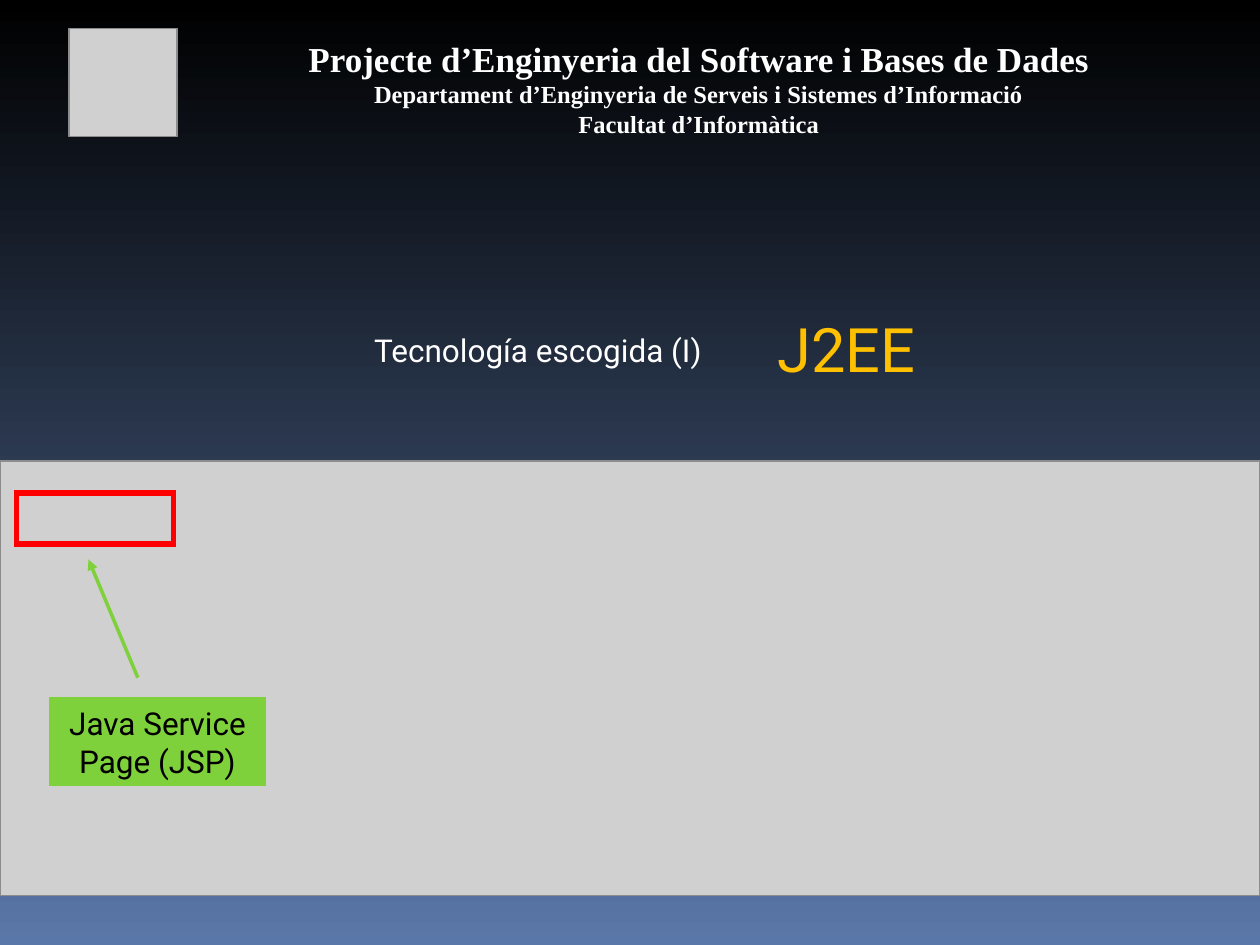
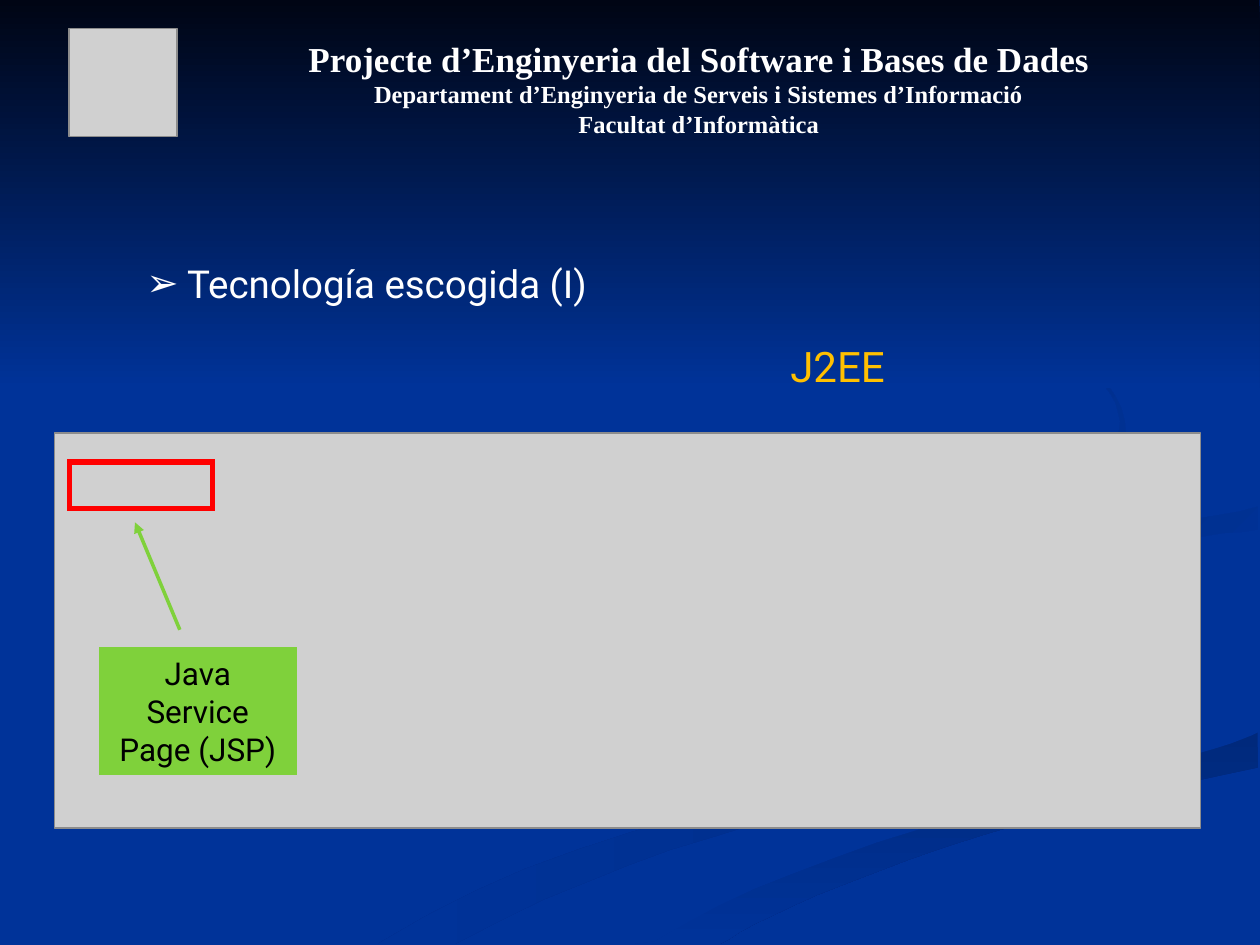
Before and after one commit to mvm9289/escfib, a slide deck: slide 13 of Docs/0910Q2-08-E-1.0-Presentacion.ppt (slide 14 before the commit). Drawn at 1260x945 pixels with LibreOffice and Linux fonts; fonts in the diff are those of the drawing; grey boxes stand for pictures. Boxes give left, top, right and bottom in pixels: in the first picture for what was removed or moved away, otherwise in the second. Text is boxed around its words. In the diff, an @@ line names an element or a change of style, - is before the commit and + after.

```diff
--- a/Docs/0910Q2-08-E-1.0-Presentacion.ppt
+++ b/Docs/0910Q2-08-E-1.0-Presentacion.ppt
@@ background gradient #000000 to #5A77A9 to #003399 @@
@@ group added at [0, 0, 1260, 944]: 6 freeform shapes @@
@@ text "Tecnología escogida (I)": place and size @@
-text "Tecnología escogida (I)" at [374, 337, 701, 369]
+text "Tecnología escogida (I)" at [187, 267, 587, 307]
@@ text "Tecnología escogida (I)" at [187, 267, 587, 307]: size 18 to 22 pt; alignment centre to left; bullet none to ➢ @@
@@ text "J2EE": place and size @@
-text "J2EE" at [778, 328, 916, 373]
+text "J2EE" at [790, 351, 884, 383]
@@ text "J2EE" at [790, 351, 884, 383]: size 35 to 24 pt @@
@@ picture: place and size @@
-picture at [0, 461, 1260, 896]
+picture at [54, 433, 1201, 829]
@@ rectangle: place and size @@
-rectangle at [16, 493, 174, 543]
+rectangle at [69, 462, 213, 509]
@@ arrow moved from (137, 678) - (88, 559) to (180, 630) - (135, 523) @@
@@ rectangle "Java Service Page (JSP)": place and size @@
-rectangle "Java Service Page (JSP)" at [49, 697, 266, 785]
+rectangle "Java Service Page (JSP)" at [100, 648, 296, 774]
```
Also in this commit, not shown: 23 other slides changed, 1 slide removed.
